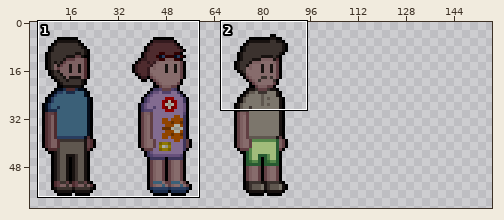
One commit to this pixel-art file: assets/img/morador de rua.aseprite. The picture above shows the old version from afar; the outline marks the close-up.
Close-up. Old version:
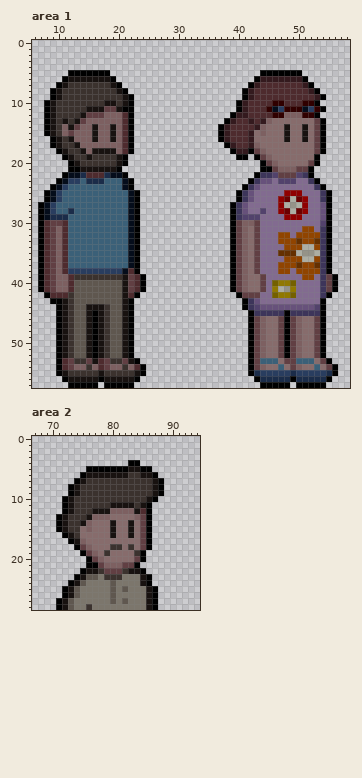
96x64 pixels, 1 frame. Shown: area 1: x 6..58, y 0..57; area 2: x 67..94, y 0..28. The old version is drawn lined up with the new one, on the new canvas. The wide view leaves out empty margins. The commit also changed other parts of the picture, which this record leaves out.
The result:
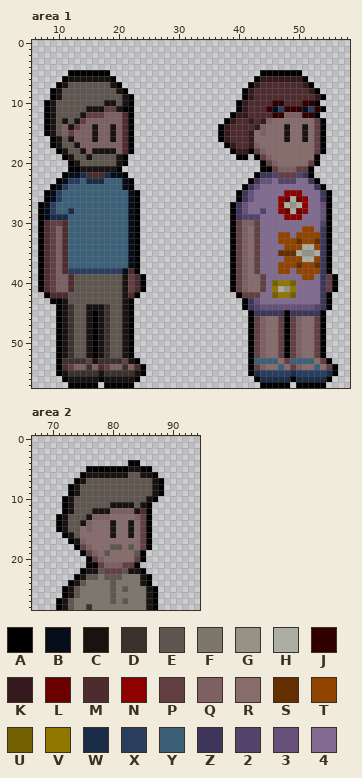
Palette (. is transparent): A #000000  B #050d1b  C #181210  D #3b322e  E #5f574f  F #7c766c  G #959388  H #adaea3  J #300000  K #341a1e  L #6a0000  M #4e2b2e  N #8f0000  P #613f43  Q #7d6061  R #876c6c  S #653000  T #904400  U #746000  V #907800  W #1b2c49  X #293d5f  Y #3b6078  Z #3d355a  2 #52426c  3 #67517b  4 #826b90
What changed:
canvas 96x64 -> 160x64
Area 1:
The author put colour A in rows 43 to 44 at x 55.
Colour M becomes colour D in row 53 at x 11 and 17.
Colour P becomes colour D in row 53 at x 12 and 18.
Colour D becomes colour E in row 7 at x 12 to 18; in row 8 at x 11 to 19; in row 9 at x 11 to 20; in row 10 at x 10 to 17 and 20; in row 11 at x 10 to 14; in row 12 at x 10 to 13.
Colour D becomes colour E in row 13 at x 10 and 12; in rows 14 to 15 at x 10; in row 16 at x 11; in row 17 at x 11 to 12; in row 18 at x 12 to 13; in row 19 at x 13 to 14 and 16 to 19.
Colour D becomes colour E in row 20 at x 14 to 19; in row 39 at x 13 to 20; in rows 42 to 43 at x 12.
Colour P becomes colour Y in row 53 at x 43 and 49.
Colour A becomes colour Z in rows 43 to 44 at x 54.
Area 2:
Colour D becomes colour E in row 6 at x 83 to 84; in row 7 at x 76 to 86; in rows 8 to 9 at x 75 to 86; in row 10 at x 74 to 85; in row 11 at x 74 to 79 and 84; in row 12 at x 74 to 76.
Colour D becomes colour E in row 13 at x 73 to 75; in rows 14 to 15 at x 73 to 74; in row 16 at x 74; in row 18 at x 80 to 81 and 83; in row 19 at x 79 and 84; in row 22 at x 78 and 82.
Colour D becomes colour E in row 23 at x 79 to 81.
